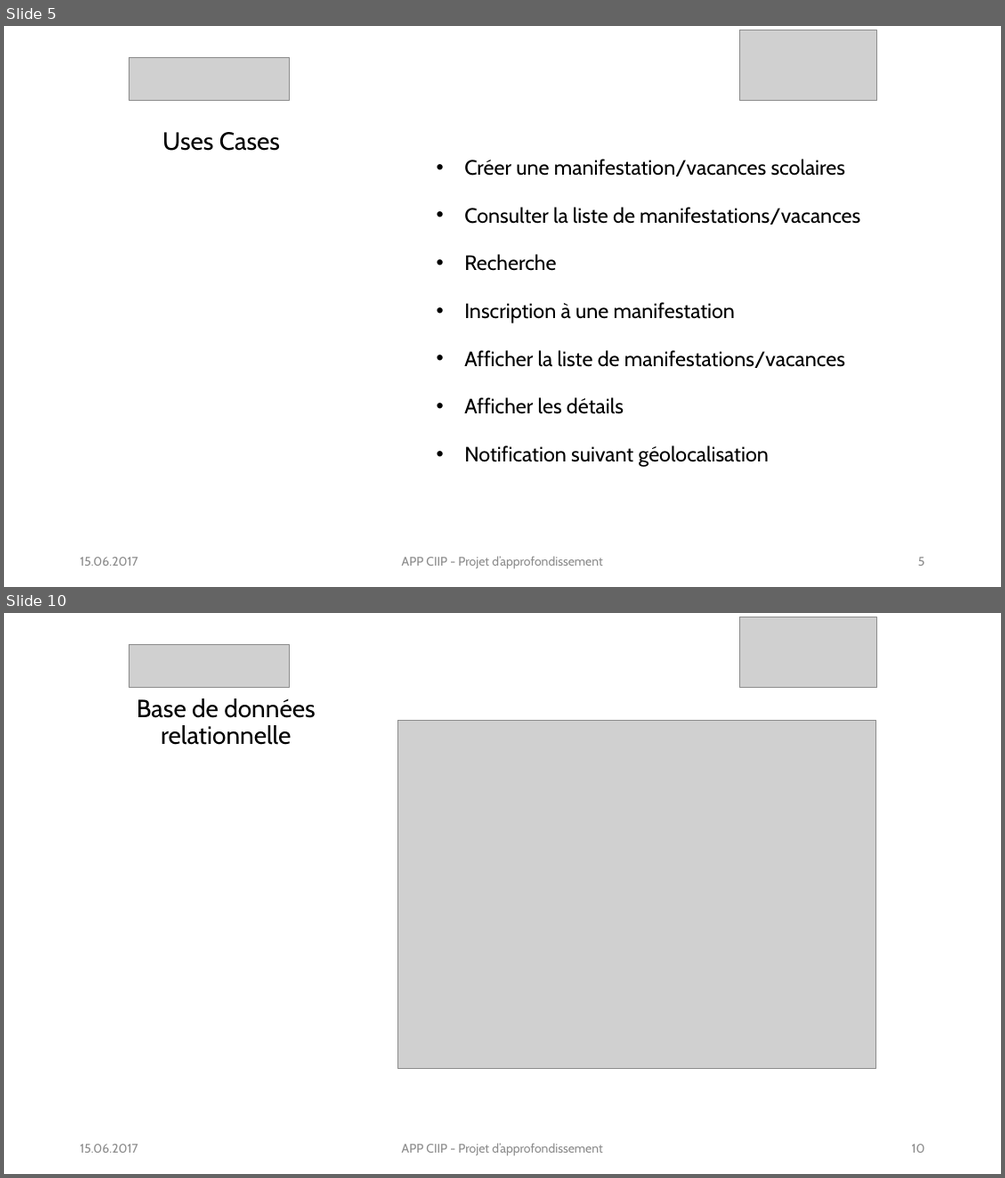
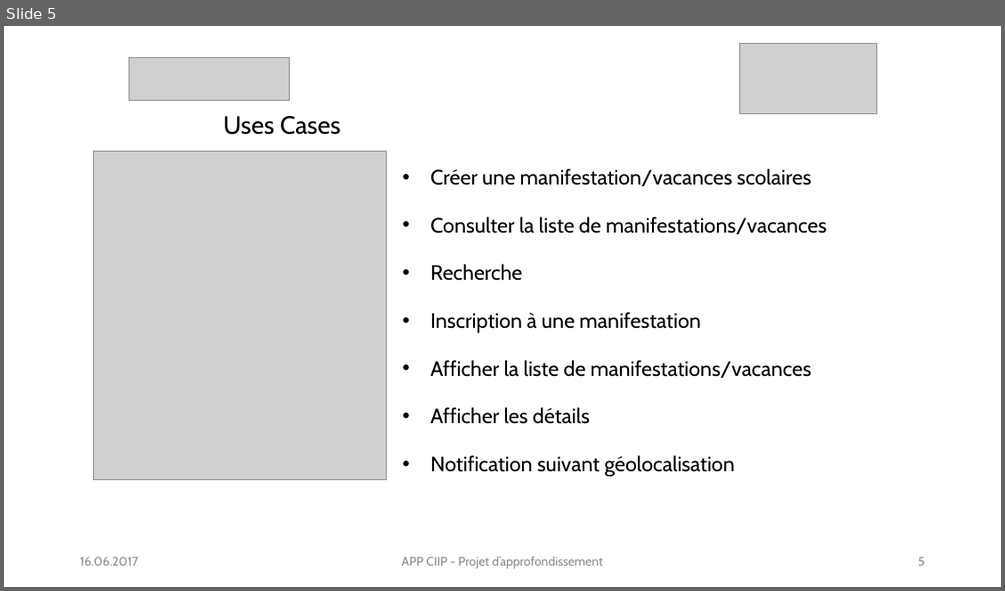
Before and after one commit to gaelteguia/appciip, a slide deck: Defense PA GTT.pptx. Shown one above the other, each under a label of ours: slides 5 and 10 before the commit, slide 5 after it; the slides between them are not shown. The pictures are 1005x1178 and 1005x591 pixels, drawn with LibreOffice and Linux fonts; fonts in the diff are those of the drawing; grey boxes stand for pictures. Boxes give left, top, right and bottom in pixels: in the first picture for what was removed or moved away, otherwise in the second. Text is boxed around its words. In the diff, an @@ line names an element or a change of style, - is before the commit and + after.

```diff
--- a/Defense PA GTT.pptx
+++ b/Defense PA GTT.pptx
@@ slide 10 removed at [4, 613, 1001, 1174], background #FFFFFF @@
@@ picture removed at [739, 617, 876, 687] @@
@@ picture removed at [129, 644, 290, 687] @@
@@ title removed at [137, 698, 315, 745] @@
-Base de données relationnelle
@@ picture removed at [398, 720, 876, 1068] @@
@@ text removed at [80, 1143, 138, 1152] @@
-15.06.2017
@@ text removed at [402, 1143, 603, 1156] @@
-APP CIIP - Projet d’approfondissement
@@ page number removed at [912, 1143, 925, 1152] @@
-10
@@ slide 5 changed as well @@
@@ picture: place and size @@
-picture at [739, 30, 876, 100]
+picture at [739, 43, 876, 113]
@@ title "Uses Cases": place and size @@
-title "Uses Cases" at [162, 132, 280, 151]
+title "Uses Cases" at [223, 116, 340, 135]
@@ picture added at [94, 151, 386, 480] @@
@@ subtitle "Créer une manifestation/vacances scolaires": place and size @@
-subtitle "Créer une manifestation/vacances scolaires" at [464, 159, 860, 467]
+subtitle "Créer une manifestation/vacances scolaires" at [430, 168, 826, 476]
@@ text at [80, 556, 138, 565]: text changed @@
-15.06.2017
+16.06.2017
```
Also in this commit, not shown: 12 other slides changed, 1 other slide removed.
